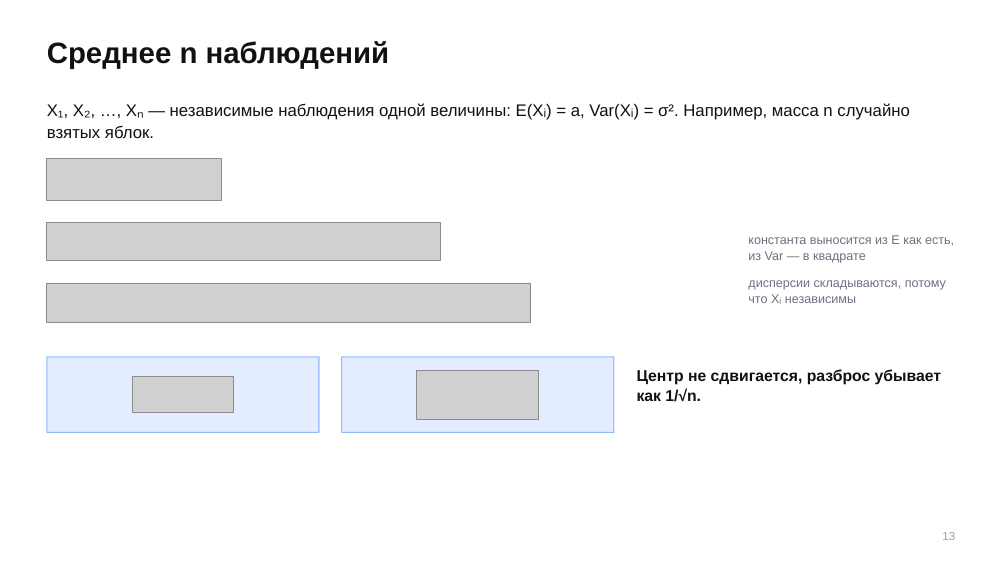
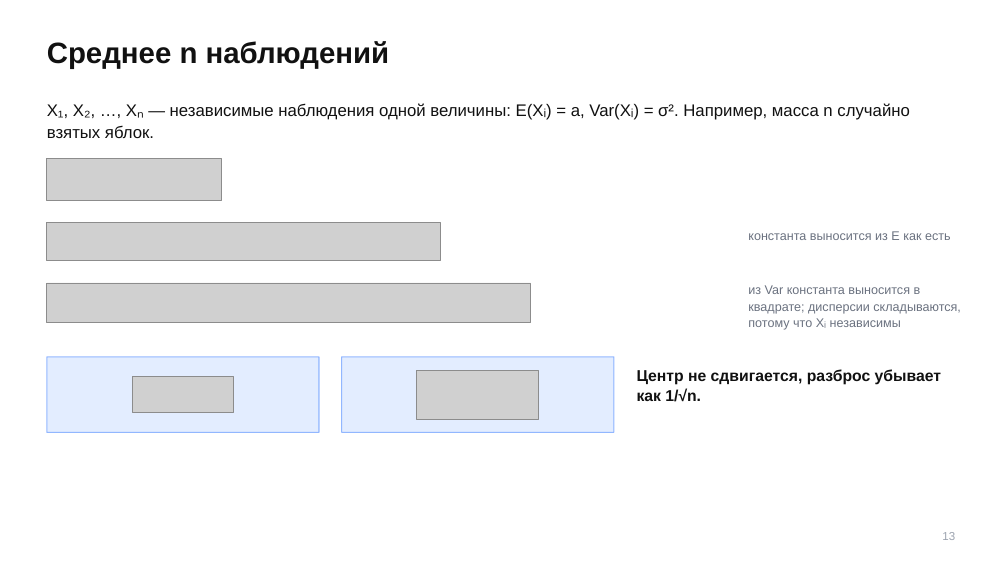
Before and after one commit to TheTonyPub/probability-theory-2026, a slide deck: slide 13 of lectures/07_lln-clt-17-25-2.pptx. Drawn at 1008x567 pixels with LibreOffice and Linux fonts; fonts in the diff are those of the drawing; grey boxes stand for pictures. Boxes give left, top, right and bottom in pixels: in the first picture for what was removed or moved away, otherwise in the second. Text is boxed around its words. In the diff, an @@ line names an element or a change of style, - is before the commit and + after.

```diff
--- a/lectures/07_lln-clt-17-25-2.pptx
+++ b/lectures/07_lln-clt-17-25-2.pptx
@@ text added at (x1=748, y1=231, x2=951, y2=240), 12 pt, text #6B7280 @@
+константа выносится из E как есть
@@ text at (x1=748, y1=285, x2=961, y2=330): text changed @@
-константа выносится из E как есть, из Var — в квадрате
-дисперсии складываются, потому что Xᵢ независимы
+из Var константа выносится в квадрате; дисперсии складываются, потому что Xᵢ независимы
```
Also in this commit, not shown: 26 other slides changed, 1 slide removed.
